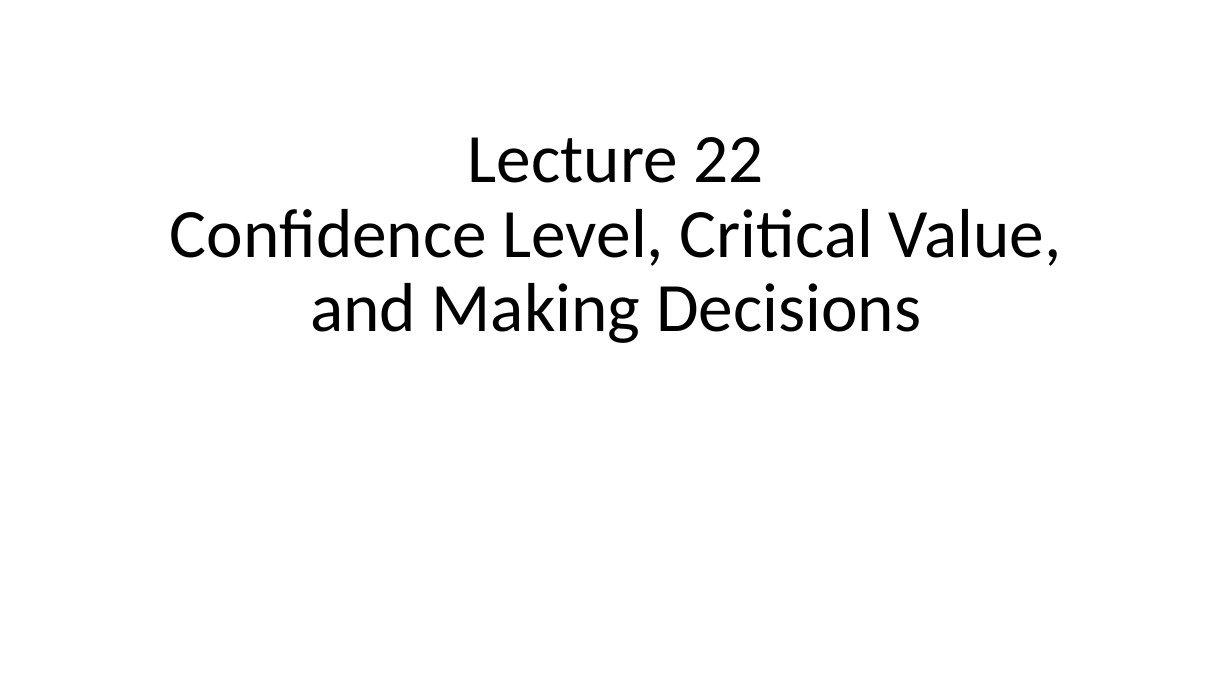
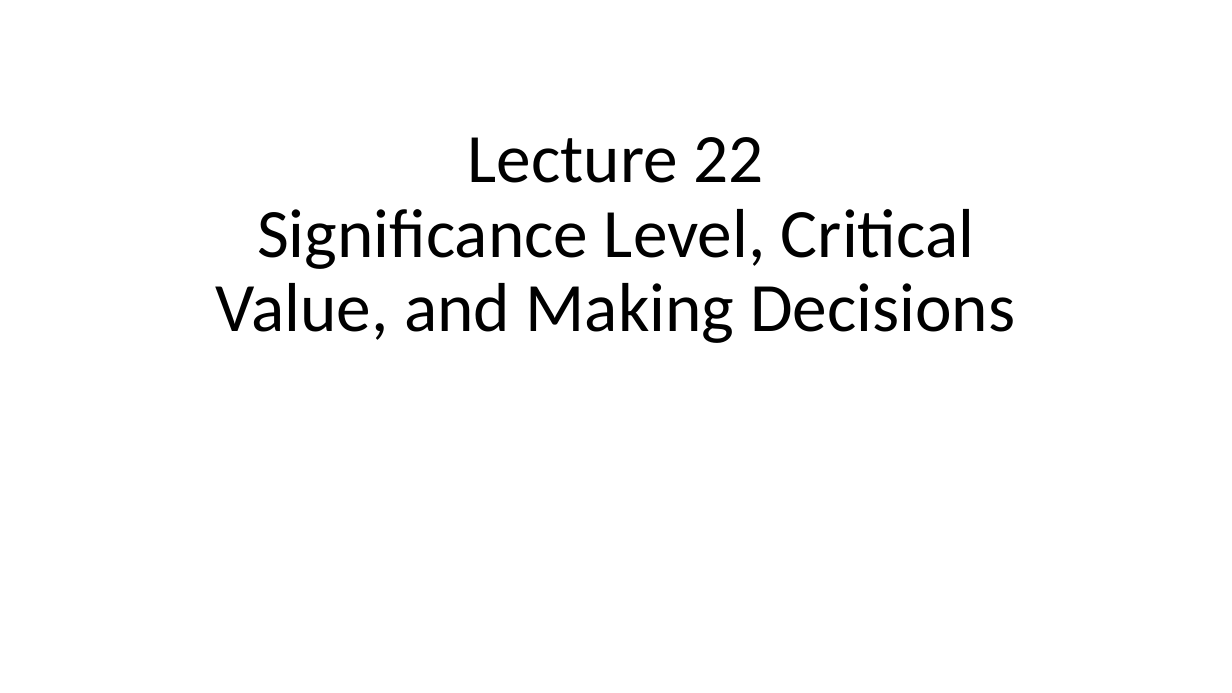
Before and after one commit to Jarred6068/UI_STAT251-03_Spring_2024, a slide deck: slide 1 of docs/lecture_slides/Week 12/Week12_Lecture22_Slides_3_27_2024.pptx. Drawn at 1232x693 pixels with LibreOffice and Linux fonts; fonts in the diff are those of the drawing. Boxes give left, top, right and bottom in pixels: in the first picture for what was removed or moved away, otherwise in the second. Text is boxed around its words. In the diff, an @@ line names an element or a change of style, - is before the commit and + after.

Commit message:
fixed slides title for lecture 22

```diff
--- a/docs/lecture_slides/Week 12/Week12_Lecture22_Slides_3_27_2024.pptx
+++ b/docs/lecture_slides/Week 12/Week12_Lecture22_Slides_3_27_2024.pptx
@@ title at bbox=[216, 137, 1015, 343]: text changed @@
-Lecture 22
-Confidence Level, Critical Value, and Making Decisions
+Lecture 22
+Significance Level, Critical Value, and Making Decisions
```
Also in this commit, not shown: 1 other file.
